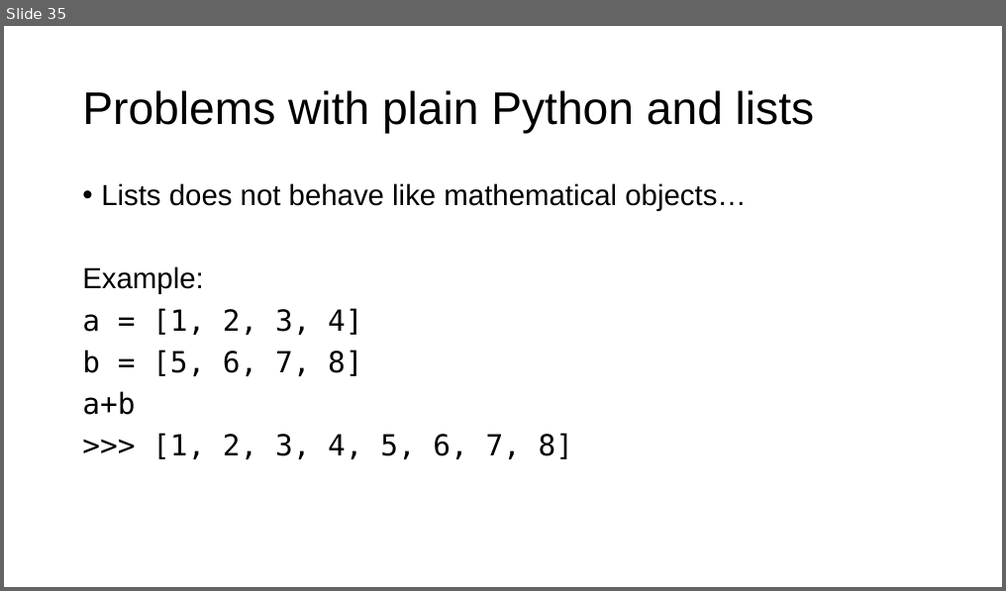
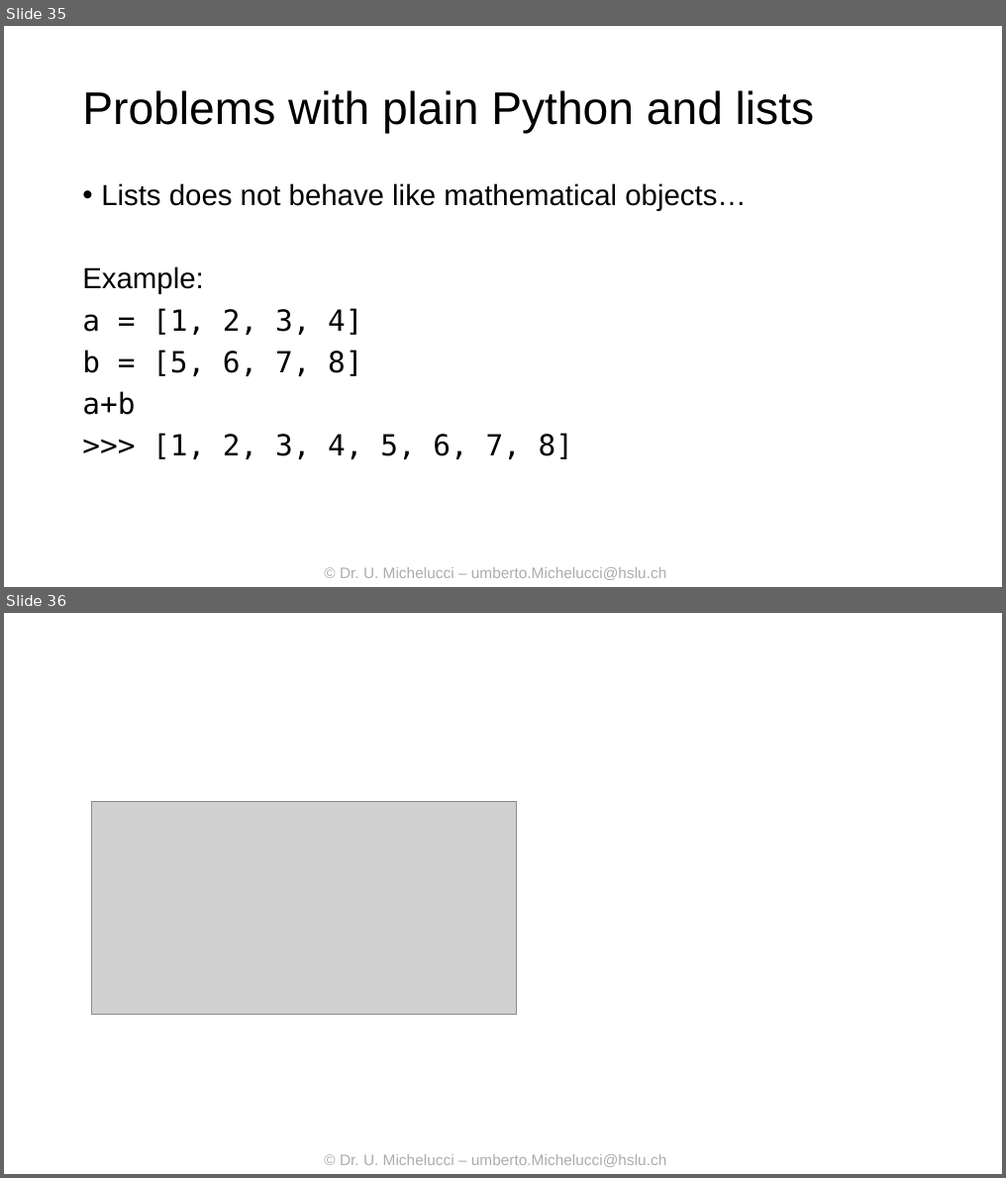
Before and after one commit to LucerneUniversityOfAppliedScience/CV-Block-Week-Sept-2024, a slide deck: Day 1/04 - Python and tools/Introduction Python and Scikit-learn.pptx. Shown one above the other, each under a label of ours: slide 35 before the commit, slides 35 and 36 after it. The pictures are 1006x591 and 1006x1178 pixels, drawn with LibreOffice and Linux fonts; fonts in the diff are those of the drawing; grey boxes stand for pictures; background and template pictures are left out. Boxes give left, top, right and bottom in pixels: in the first picture for what was removed or moved away, otherwise in the second. Text is boxed around its words. In the diff, an @@ line names an element or a change of style, - is before the commit and + after.

```diff
--- a/Day 1/04 - Python and tools/Introduction Python and Scikit-learn.pptx
+++ b/Day 1/04 - Python and tools/Introduction Python and Scikit-learn.pptx
@@ slide 36 added at bbox=[4, 613, 1002, 1174], background #FFFFFF @@
@@ picture added at bbox=[91, 802, 516, 1014] @@
@@ text added at bbox=[340, 1155, 666, 1167], 11 pt, text #AFABAB @@
+© Dr. U. Michelucci – umberto.Michelucci@hslu.ch
@@ slide 35 changed as well @@
@@ text added at bbox=[340, 568, 666, 580], 11 pt, text #AFABAB @@
+© Dr. U. Michelucci – umberto.Michelucci@hslu.ch
```
Also in this commit, not shown: 46 other slides changed, 1 slide removed, 3 other files.
